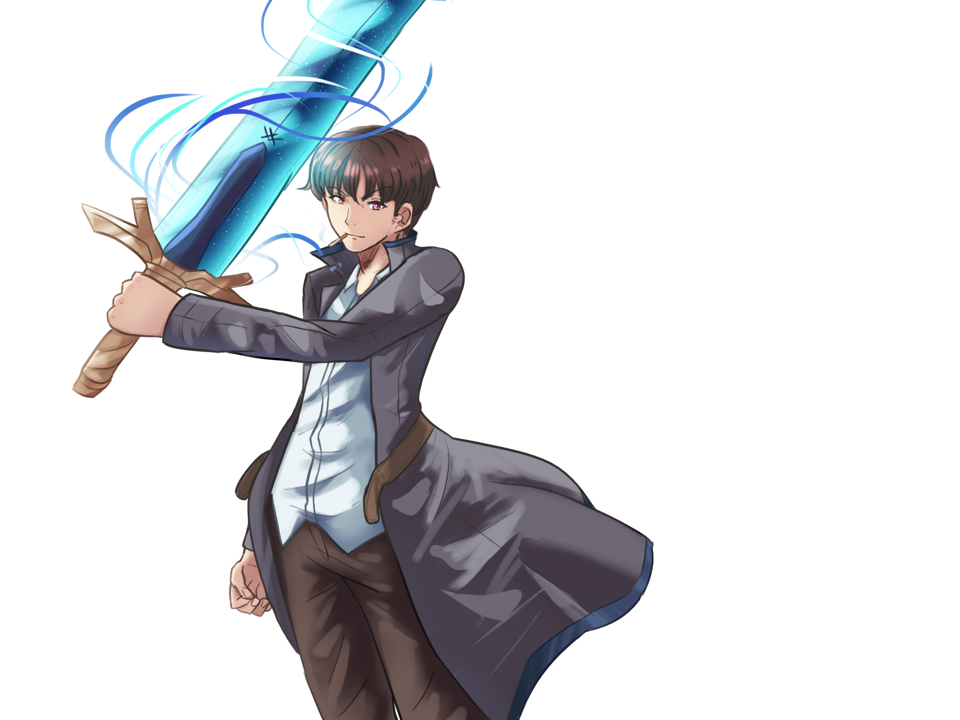
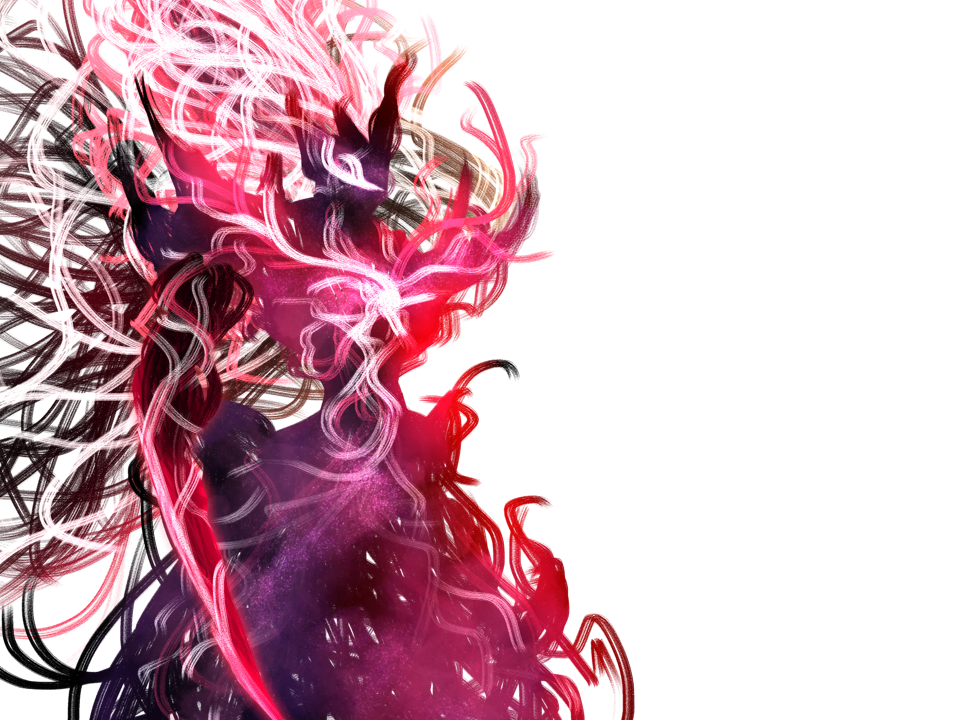
Layer changes from the first w=960, h=720 image to the second:
added layer "oldone.png" above "futurejawhn.png" over [0, 0, 654, 720]
hid "futurejawhn.png", painted on it over [64, 0, 654, 720]
